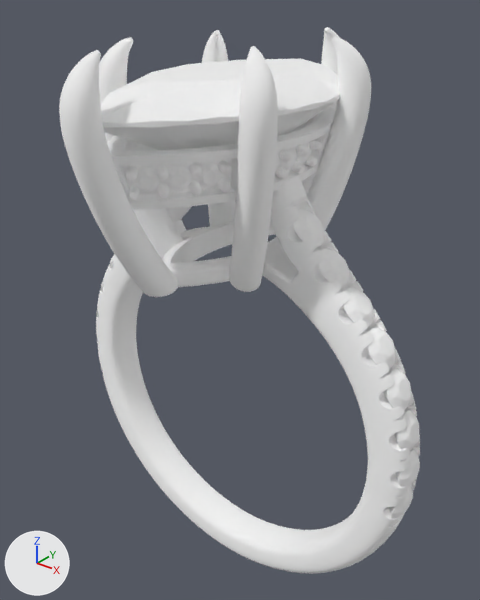
What one commit did to the glTF model public/models/ring-002/ring-002.glb.
Both versions are drawn from a camera (50 mm lens) standing at (0.0198, -0.0242, 0.0214) and looking at (-0.0003, 0.0008, 0.0058). The lights are fixed; the arrows at lower left show +X, +Y and +Z. The first picture is the older version. Where no turn or scale is listed for an object, it has been applied to the vertices. Vertices at exactly the same position are counted once.

The older version as bpy lines, for what is in view:
```python
me_a__gem_side = bpy.data.meshes.new('A__gem_side')
me_a__gem_side.from_pydata(...)  # 5372 vertices, 10626 faces; spans x -0.0109..0.0109, y -0.0067..0.0067, z -0.0085..0.0085
me_a__gem_side.materials.append(mat_metal)  # white #ffffff
me_a__metal_head_center = bpy.data.meshes.new('A__metal_head_center')
me_a__metal_head_center.from_pydata(...)  # 6506 vertices, 12976 faces; spans x -0.0049..0.0049, y -0.0094..0.0094, z -0.0054..0.0054
me_a__metal_head_center.materials.append(mat_metal)  # white #ffffff
me_a__metal_shank = bpy.data.meshes.new('A__metal_shank')
me_a__metal_shank.from_pydata(...)  # 4141 vertices, 8277 faces; spans x -0.0108..0.0108, y -0.0011..0.0011, z -0.012..0.012
me_a__metal_shank.materials.append(mat_metal)  # white #ffffff
ob_a__gem_side = bpy.data.objects.new('A__gem_side', me_a__gem_side)
ob_a__gem_side.location = (0.0, 0.0, 0.0061)
ob_a__metal_head_center = bpy.data.objects.new('A__metal_head_center', me_a__metal_head_center)
ob_a__metal_head_center.location = (0.0, 0.0, 0.01366)
ob_a__metal_shank = bpy.data.objects.new('A__metal_shank', me_a__metal_shank)
ob_a__metal_shank.location = (0.0, 0.0, 0.00131)
# also in view: 'A__gem_center' at (0.0, 0.0, 0.0154); 'A__metal_settings_side' at (0.0, 0.0, 0.0141)
```
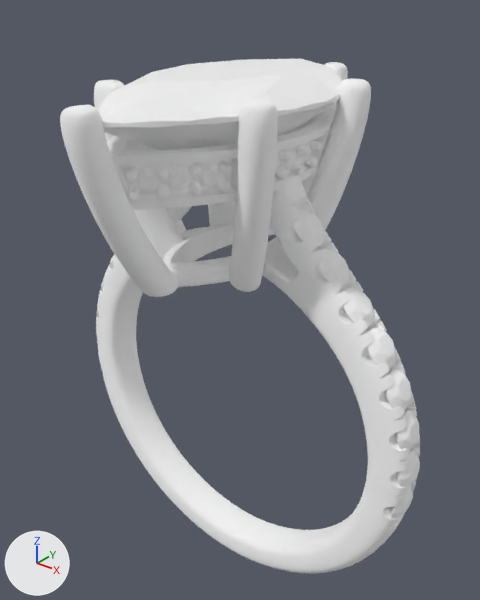
Where the newer file only moved an object's origin or applied its transform, the numbers keep the older frame.

Changed parts and their boxes [x1, y1, x2, y2] in the pictures (480 x 600 px; the box of a moved part takes in the faces that stretch with it):
'A__metal_head_center', reshaped (13% shorter)
    before: [59, 27, 371, 297]
    after: [60, 62, 371, 297]
part 1 of me_a__metal_head_center, moved or reshaped
    before: [59, 27, 371, 156]
    after: [60, 62, 371, 156]

The change, as a list of edits to the scene's bpy script:
```text
Change me_a__metal_head_center:
    used by ob_a__metal_head_center; location = (0.0, 0.0, 0.01366)
    remove me_a__metal_head_center.from_pydata(...)  # 6506 vertices, 12976 faces; spans x -0.0049..0.0049, y -0.0094..0.0094, z -0.0054..0.0054
    add me_a__metal_head_center.from_pydata(...)  # 6506 vertices, 12976 faces; spans x -0.0049..0.0049, y -0.0094..0.0094, z -0.0054..0.0036
    me_a__metal_head_center part 1: 930 vertices moved from x -0.0049..0.0049, y -0.0094..0.0094, z 0.0005..0.0054 to x -0.0049..0.0049, y -0.0094..0.0094, z 0.0005..0.0036; 291 vertices removed from x -0.0049..0.0049, y -0.0094..0.0094, z 0.003..0.005; 291 vertices added at x -0.0049..0.0049, y -0.0094..0.0094, z 0.0029..0.0035
    other edits to the shape of me_a__metal_head_center do not show in these pictures
```
